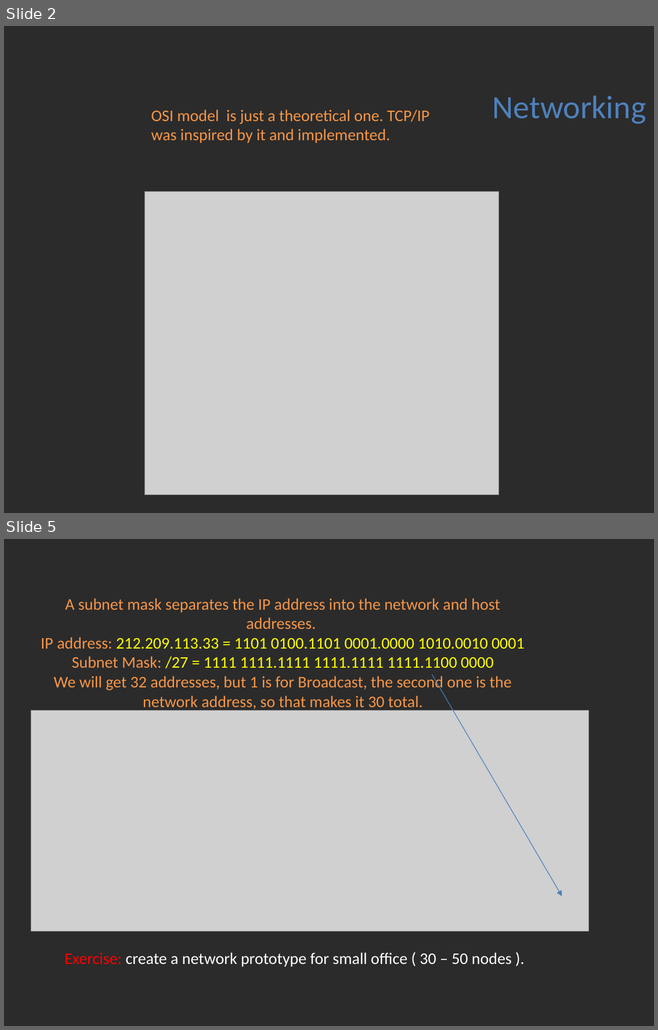
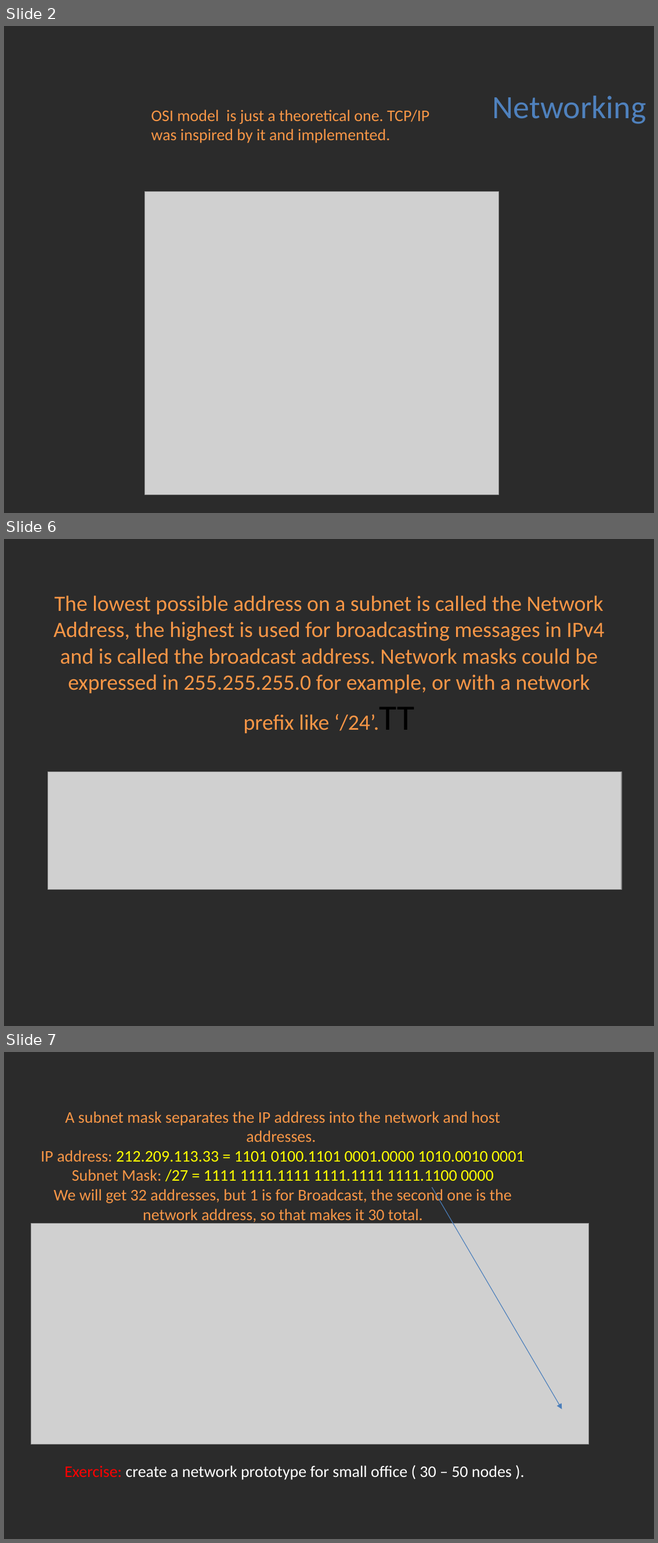
Before and after one commit to Academy-Soft-Intellect/Linux-Course, a slide deck: 06.Networking/06-Networking.pptx. Shown one above the other, each under a label of ours: slides 2 and 5 before the commit, slides 2, 6 and 7 after it; the slides between them are not shown. The pictures are 658x1030 and 658x1543 pixels, drawn with LibreOffice and Linux fonts; fonts in the diff are those of the drawing; grey boxes stand for pictures; background and template pictures are left out; a plain dark background stands for a picture behind light text. Boxes give left, top, right and bottom in pixels: in the first picture for what was removed or moved away, otherwise in the second. Text is boxed around its words. In the diff, an @@ line names an element or a change of style, - is before the commit and + after.

Commit message:
Network

```diff
--- a/06.Networking/06-Networking.pptx
+++ b/06.Networking/06-Networking.pptx
@@ slide 6 added at bbox=[4, 539, 654, 1026], background picture (left out) @@
@@ title added at bbox=[53, 595, 604, 733], 24.3 pt, text #F79646 @@
+The lowest possible address on a subnet is called the Network Address, the highest is used for broadcasting messages in IPv4 and is called the broadcast address. Network masks could be expressed in 255.255.255.0 for example, or with a network prefix like ‘/24’.TT
+The
@@ picture added at bbox=[48, 772, 621, 889] @@
@@ what was slide 5 is now slide 7 @@
```
Also in this commit, not shown: 4 slides changed, 1 other slide added.
